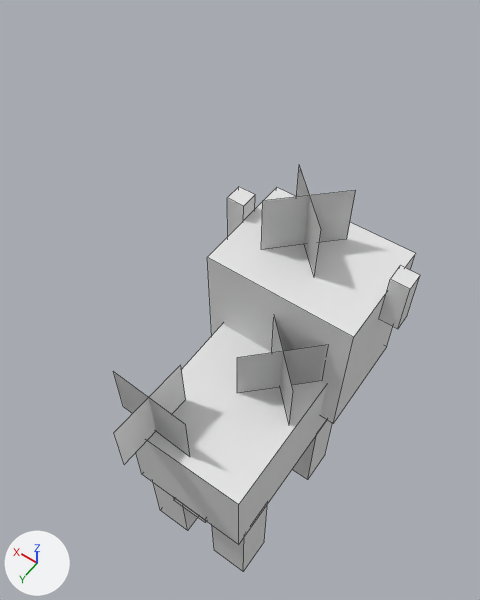
A saved change to the Blender file models/cow + mooshroom_baby.blend.
Both versions are drawn from a 50 mm lens placed at (-3.6, 5.12, 15.08), pointed at (0.79, -1.02, 5.43). The lights are fixed; the arrows at lower left show +X, +Y and +Z. Mesh edges are drawn as thin lines. Materials are left out; every surface is plain grey.

In view in the first picture: 'body', 'ear.right', 'head', 'leg.back.right', 'mooshroom1', 'mooshroom11', 'mooshroom111', 'mooshroom1111', 'mooshroom2', 'mooshroom22', 'mooshroom222', 'mooshroom2222', 'mooshroom3', 'mooshroom33', 'mooshroom333', 'mooshroom3333'.
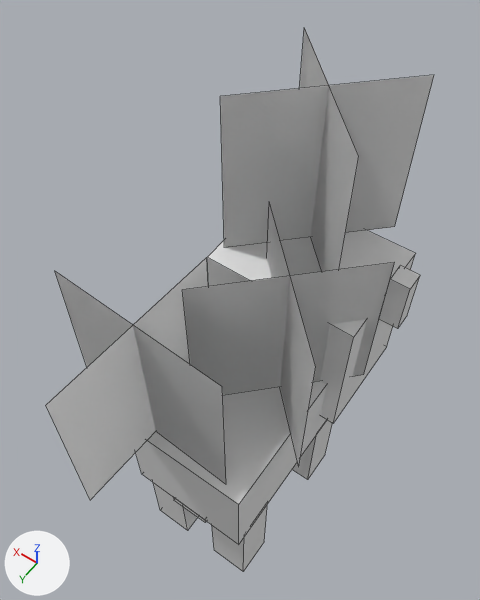
Changed parts and their boxes [x1, y1, x2, y2] in the pictures (480 x 600 px):
'mooshroom11', moved, rescaled (130% wider, 206% taller)
    before: [264, 190, 356, 239]
    after: [221, 75, 434, 227]
'mooshroom1', moved, rescaled
    before: [261, 201, 346, 249]
    after: [220, 75, 431, 247]
'mooshroom333', moved, rescaled
    before: [125, 365, 185, 463]
    after: [46, 257, 207, 500]
'mooshroom2222', moved, rescaled
    before: [237, 345, 326, 380]
    after: [184, 262, 395, 375]
'mooshroom33', moved, rescaled (119% wider, 148% taller)
    before: [113, 371, 190, 456]
    after: [56, 272, 226, 484]
'mooshroom222', moved, rescaled
    before: [237, 358, 320, 393]
    after: [182, 263, 392, 395]
'mooshroom111', moved, rescaled
    before: [296, 167, 314, 274]
    after: [300, 27, 359, 271]
'mooshroom2', moved, rescaled
    before: [275, 320, 293, 422]
    after: [267, 205, 316, 466]
'mooshroom3333', moved, rescaled
    before: [114, 366, 180, 464]
    after: [91, 258, 208, 499]
'mooshroom3', moved, rescaled (128% wider, 155% taller)
    before: [114, 373, 188, 455]
    after: [55, 272, 225, 483]
'mooshroom1111', moved, rescaled
    before: [298, 165, 321, 277]
    after: [300, 28, 329, 272]
'mooshroom22', moved, rescaled
    before: [272, 317, 289, 423]
    after: [267, 201, 298, 460]

Patch to the scene script:
```diff
--- a/models/cow + mooshroom_baby.blend.py
+++ b/models/cow + mooshroom_baby.blend.py
@@ ob_mooshroom1111 @@
 ob_mooshroom1111 = bpy.data.objects.new('mooshroom1111', me_plane_001)
-ob_mooshroom1111.location = (0.25, -2.28, 6.76)
+ob_mooshroom1111.location = (0.25, -2.5, 7.76)
 ob_mooshroom1111.rotation_euler = (1.571, 0.0, -0.785)  # degrees (90, 0, -45)
-ob_mooshroom1111.scale = (0.8, 0.6, 1.0)
+ob_mooshroom1111.scale = (1.6, 1.6, 1.0)
@@ ob_mooshroom3333 @@
 ob_mooshroom3333 = bpy.data.objects.new('mooshroom3333', me_plane_002)
-ob_mooshroom3333.location = (0.77, 1.57, 4.96)
+ob_mooshroom3333.location = (0.77, 1.57, 5.97)
 ob_mooshroom3333.rotation_euler = (1.571, 0.0, -1.616)  # degrees (90, 0, -93)
-ob_mooshroom3333.scale = (0.8, 0.6, 1.0)
+ob_mooshroom3333.scale = (1.6, 1.6, 1.0)
@@ ob_mooshroom33 @@
 ob_mooshroom33 = bpy.data.objects.new('mooshroom33', me_plane_003)
-ob_mooshroom33.location = (0.77, 1.57, 4.96)
+ob_mooshroom33.location = (0.77, 1.57, 5.97)
 ob_mooshroom33.rotation_euler = (1.571, 0.0, -0.0449)  # degrees (90, 0, -2.6)
-ob_mooshroom33.scale = (0.8, 0.6, 1.0)
+ob_mooshroom33.scale = (1.6, 1.6, 1.0)
@@ ob_mooshroom333 @@
 ob_mooshroom333 = bpy.data.objects.new('mooshroom333', me_plane_006)
-ob_mooshroom333.location = (0.77, 1.57, 4.96)
+ob_mooshroom333.location = (0.77, 1.57, 5.97)
 ob_mooshroom333.rotation_euler = (1.571, 0.0, -1.616)  # degrees (90, 0, -93)
-ob_mooshroom333.scale = (0.8, 0.6, 1.0)
+ob_mooshroom333.scale = (1.6, 1.6, 1.0)
@@ ob_mooshroom11 @@
 ob_mooshroom11 = bpy.data.objects.new('mooshroom11', me_plane_007)
-ob_mooshroom11.location = (0.25, -2.28, 6.76)
+ob_mooshroom11.location = (0.25, -2.5, 7.76)
 ob_mooshroom11.rotation_euler = (1.571, 0.0, 0.785)  # degrees (90, 0, 45)
-ob_mooshroom11.scale = (0.8, 0.6, 1.0)
+ob_mooshroom11.scale = (1.6, 1.6, 1.0)
@@ ob_mooshroom111 @@
 ob_mooshroom111 = bpy.data.objects.new('mooshroom111', me_plane_013)
-ob_mooshroom111.location = (0.25, -2.28, 6.76)
+ob_mooshroom111.location = (0.25, -2.5, 7.76)
 ob_mooshroom111.rotation_euler = (1.571, 0.0, -0.785)  # degrees (90, 0, -45)
-ob_mooshroom111.scale = (0.8, 0.6, 1.0)
+ob_mooshroom111.scale = (1.6, 1.6, 1.0)
@@ ob_mooshroom1 @@
 ob_mooshroom1 = bpy.data.objects.new('mooshroom1', me_plane_014)
-ob_mooshroom1.location = (0.25, -2.28, 6.76)
+ob_mooshroom1.location = (0.25, -2.5, 7.76)
 ob_mooshroom1.rotation_euler = (1.571, 0.0, 0.785)  # degrees (90, 0, 45)
-ob_mooshroom1.scale = (0.8, 0.6, 1.0)
+ob_mooshroom1.scale = (1.6, 1.6, 1.0)
@@ ob_mooshroom222 @@
 ob_mooshroom222 = bpy.data.objects.new('mooshroom222', me_plane_015)
-ob_mooshroom222.location = (-0.52, -0.46, 4.96)
+ob_mooshroom222.location = (-0.52, -0.46, 5.96)
 ob_mooshroom222.rotation_euler = (1.571, 0.0, 0.785)  # degrees (90, 0, 45)
-ob_mooshroom222.scale = (0.8, 0.6, 1.0)
+ob_mooshroom222.scale = (1.6, 1.6, 1.0)
@@ ob_mooshroom22 @@
 ob_mooshroom22 = bpy.data.objects.new('mooshroom22', me_plane_016)
-ob_mooshroom22.location = (-0.52, -0.46, 4.96)
+ob_mooshroom22.location = (-0.52, -0.46, 5.96)
 ob_mooshroom22.rotation_euler = (1.571, 0.0, -0.785)  # degrees (90, 0, -45)
-ob_mooshroom22.scale = (0.8, 0.6, 1.0)
+ob_mooshroom22.scale = (1.6, 1.6, 1.0)
@@ ob_mooshroom2222 @@
 ob_mooshroom2222 = bpy.data.objects.new('mooshroom2222', me_plane_021)
-ob_mooshroom2222.location = (-0.52, -0.46, 4.96)
+ob_mooshroom2222.location = (-0.52, -0.46, 5.96)
 ob_mooshroom2222.rotation_euler = (1.571, 0.0, 0.785)  # degrees (90, 0, 45)
-ob_mooshroom2222.scale = (0.8, 0.6, 1.0)
+ob_mooshroom2222.scale = (1.6, 1.6, 1.0)
@@ ob_mooshroom2 @@
 ob_mooshroom2 = bpy.data.objects.new('mooshroom2', me_plane_022)
-ob_mooshroom2.location = (-0.52, -0.46, 4.96)
+ob_mooshroom2.location = (-0.52, -0.46, 5.96)
 ob_mooshroom2.rotation_euler = (1.571, 0.0, -0.785)  # degrees (90, 0, -45)
-ob_mooshroom2.scale = (0.8, 0.6, 1.0)
+ob_mooshroom2.scale = (1.6, 1.6, 1.0)
@@ ob_mooshroom3 @@
 ob_mooshroom3 = bpy.data.objects.new('mooshroom3', me_plane_023)
-ob_mooshroom3.location = (0.77, 1.57, 4.96)
+ob_mooshroom3.location = (0.77, 1.57, 5.97)
 ob_mooshroom3.rotation_euler = (1.571, 0.0, -0.0449)  # degrees (90, 0, -2.6)
-ob_mooshroom3.scale = (0.8, 0.6, 1.0)
+ob_mooshroom3.scale = (1.6, 1.6, 1.0)
```
